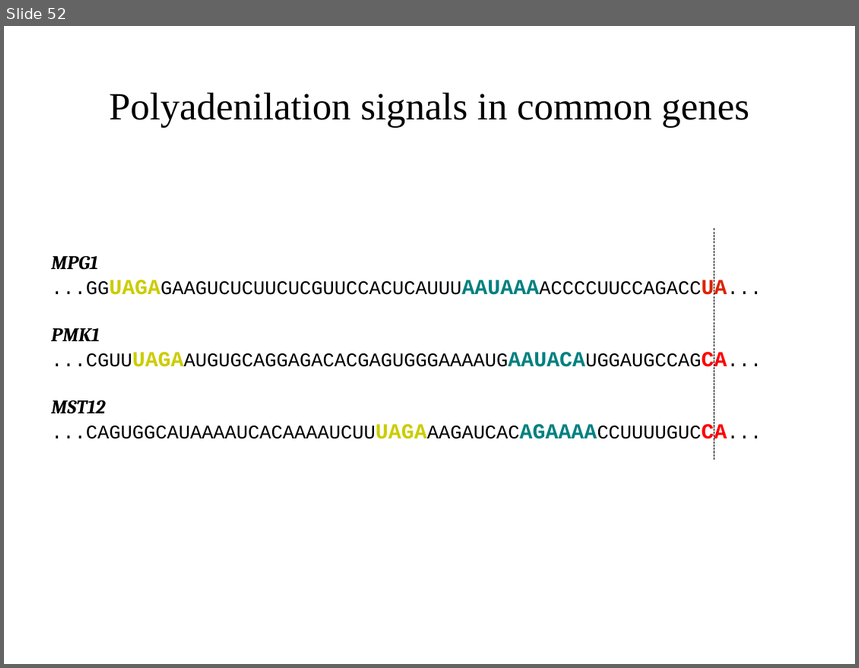
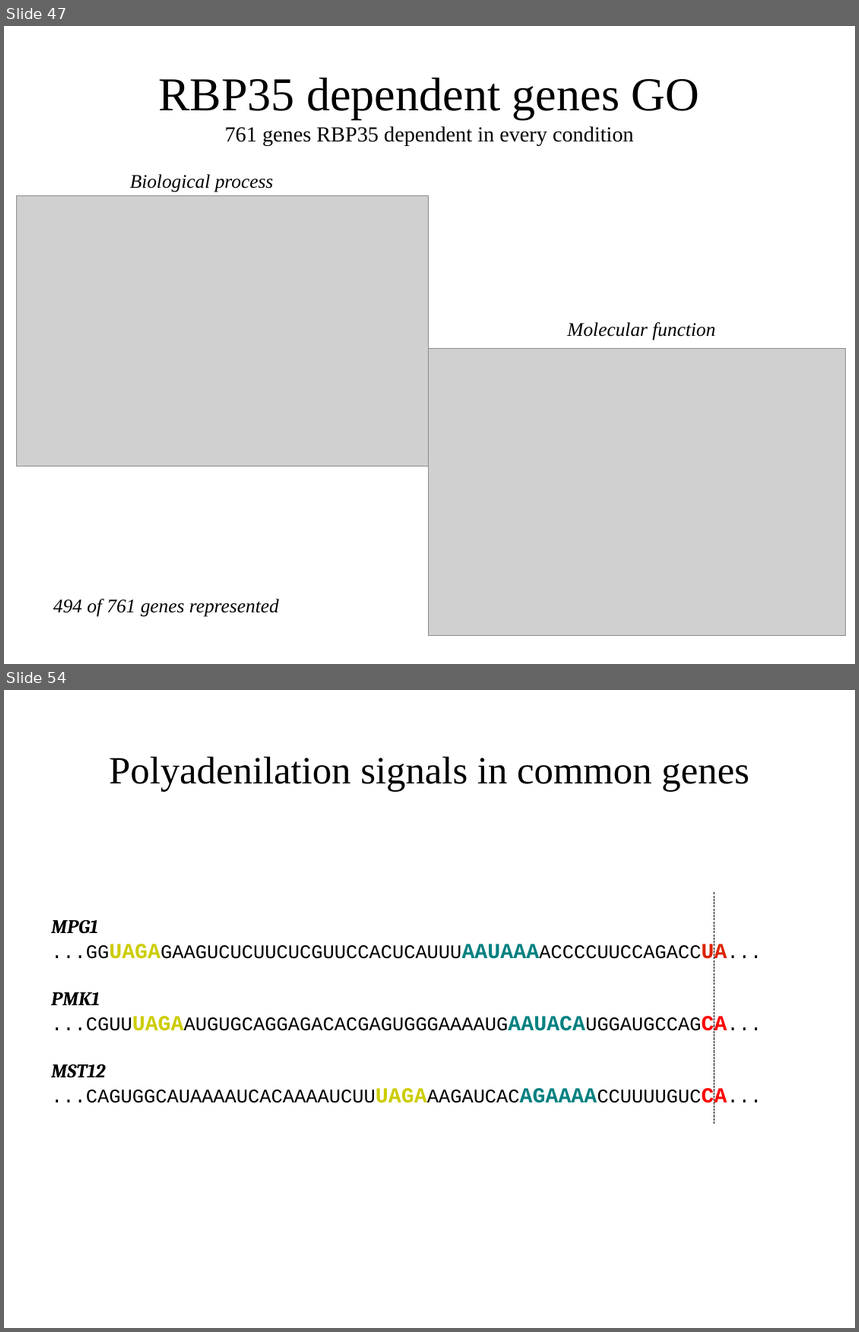
Before and after one commit to wilkinsonlab/m-oryzae-polya, a slide deck: doc/oryzae_presentation.odp. Shown one above the other, each under a label of ours: slide 52 before the commit, slides 47 and 54 after it; the slides between them are not shown. The pictures are 859x668 and 859x1332 pixels, drawn with LibreOffice and Linux fonts; fonts in the diff are those of the drawing; grey boxes stand for pictures. Boxes give left, top, right and bottom in pixels: in the first picture for what was removed or moved away, otherwise in the second. Text is boxed around its words. In the diff, an @@ line names an element or a change of style, - is before the commit and + after.

```diff
--- a/doc/oryzae_presentation.odp
+++ b/doc/oryzae_presentation.odp
@@ slide 47 added at (x1=4, y1=26, x2=855, y2=664), background #FFFFFF @@
@@ title added at (x1=159, y1=78, x2=700, y2=145), 20 pt, text #000000 @@
+RBP35 dependent genes GO
+761 genes RBP35 dependent in every condition
@@ text added at (x1=130, y1=174, x2=274, y2=192), 18 pt, text #000000, italic @@
+Biological process
@@ picture added at (x1=16, y1=196, x2=429, y2=466) @@
@@ text added at (x1=567, y1=322, x2=715, y2=341), 18 pt, text #000000, italic @@
+Molecular function
@@ picture added at (x1=429, y1=349, x2=846, y2=636) @@
@@ text added at (x1=53, y1=599, x2=279, y2=617), 18 pt, text #000000, italic @@
+494 of 761 genes represented
@@ what was slide 52 is now slide 54 @@
```
Also in this commit, not shown: 11 slides changed, 1 other slide added, 5 other files.
